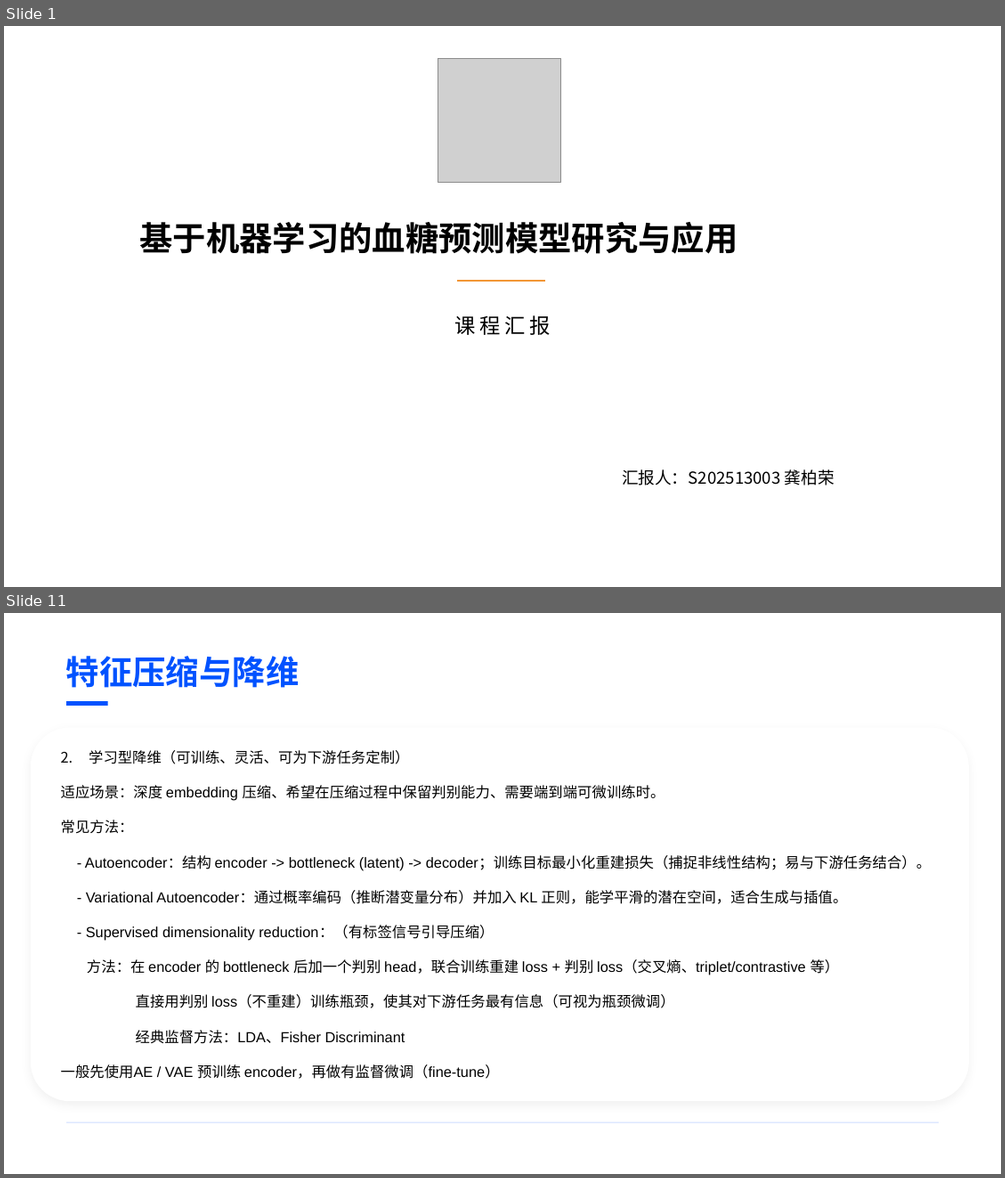
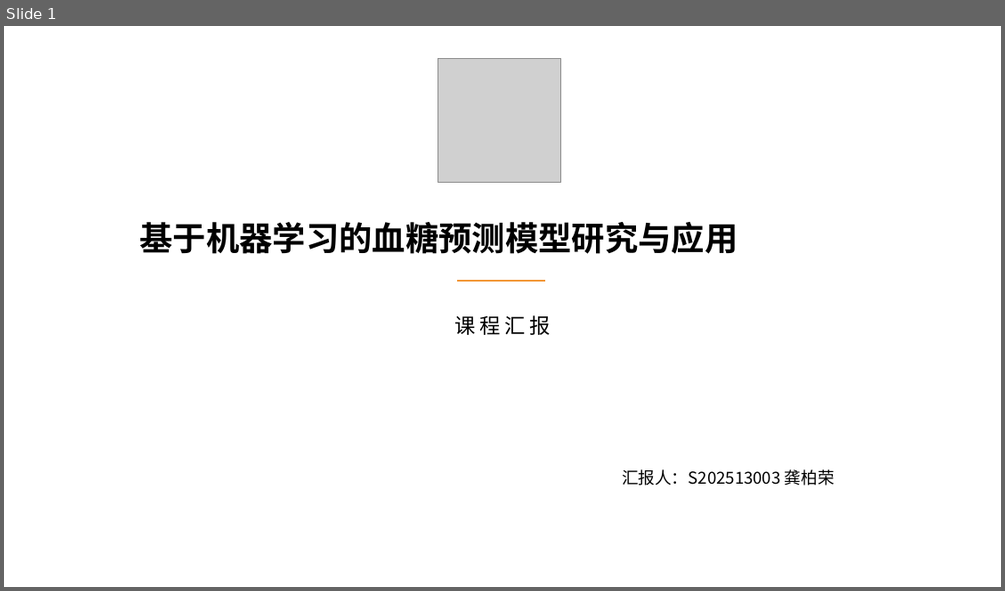
Before and after one commit to BaiRong-NUC/DiabetesAnalyzes, a slide deck: 多元统计与模式识别课程汇报.pptx. Shown one above the other, each under a label of ours: slides 1 and 11 before the commit, slide 1 after it; the slides between them are not shown. The pictures are 1005x1178 and 1005x591 pixels, drawn with LibreOffice and Linux fonts; fonts in the diff are those of the drawing; grey boxes stand for pictures; background and template pictures are left out. Boxes give left, top, right and bottom in pixels: in the first picture for what was removed or moved away, otherwise in the second. Text is boxed around its words. In the diff, an @@ line names an element or a change of style, - is before the commit and + after.

```diff
--- a/多元统计与模式识别课程汇报.pptx
+++ b/多元统计与模式识别课程汇报.pptx
@@ slide 11 removed at <box>4,613,1001,1174</box>, background #FFFFFF @@
@@ text removed at <box>66,656,299,688</box> @@
-特征压缩与降维
@@ rounded rectangle removed at <box>66,701,108,706</box> @@
@@ rounded rectangle removed at <box>30,728,969,1102</box> @@
@@ text removed at <box>61,750,930,1078</box> @@
-2. 学习型降维（可训练、灵活、可为下游任务定制）
-适应场景：深度 embedding 压缩、希望在压缩过程中保留判别能力、需要端到端可微训练时。
-常见方法：
-- Autoencoder：结构 encoder -> bottleneck (latent) -> decoder；训练目标最小化重建损失（捕捉非线性结构；易与下游任务结合）。
-- Variational Autoencoder：通过概率编码（推断潜变量分布）并加入 KL 正则，能学平滑的潜在空间，适合生成与插值。
-- Supervised dimensionality reduction：（有标签信号引导压缩）
-方法：在 encoder 的 bottleneck 后加一个判别 head，联合训练重建 loss + 判别 loss（交叉熵、triplet/contrastive 等）
-直接用判别 loss（不重建）训练瓶颈，使其对下游任务最有信息（可视为瓶颈微调）
-经典监督方法：LDA、Fisher Discriminant
-一般先使用AE / VAE 预训练 encoder，再做有监督微调（fine-tune）
@@ rounded rectangle removed at <box>66,1121,938,1122</box> @@
```
Also in this commit, not shown: 2 slides changed, 3 slides added, 8 other slides removed.
